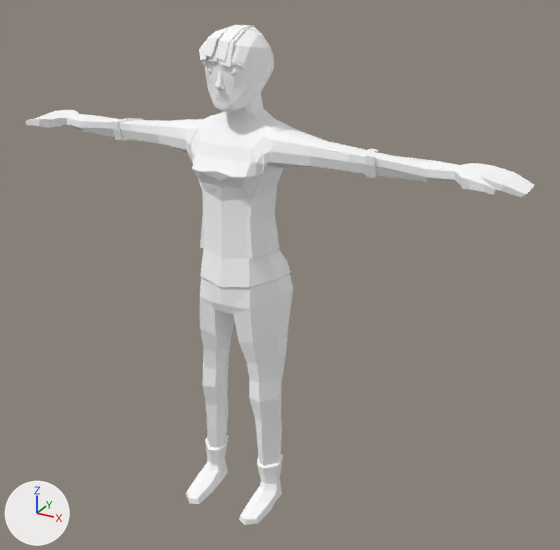
An edit to the glTF model frontend/assets/models3d/packs/quaternius-fbx/female_alternative.glb, drawn before and after from the same camera.
Rendered twice from a 50 mm camera at (1.41, -2.26, 2.12) aimed at (0.13, 0.07, 0.96). Lighting does not change. The marker at lower left points along +X, +Y and +Z. The older version comes first. Where no turn or scale is listed for an object, it has been applied to the vertices.

Names of what the first picture shows: 'Female'.
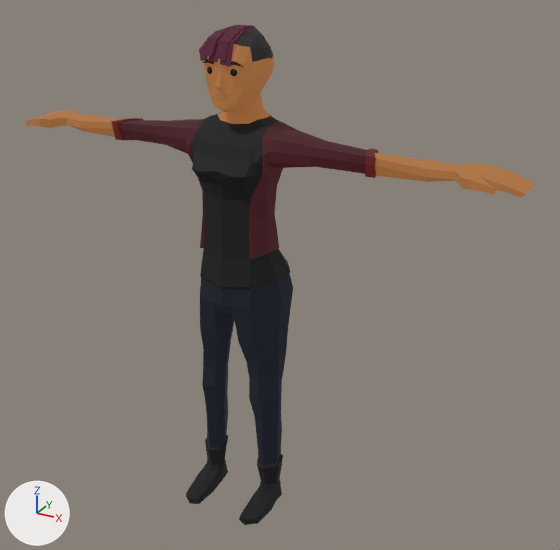
Where the change shows, as pixel boxes [x1, y1, x2, y2] in the pictures (560 x 550 px):
'Female', recoloured, surface changed (darker): [26, 25, 534, 525] in both

The change in detail:
Material 'Material_0' (mat_material_0) changes colour from white #ffffff to black #070707; in linear values from (1.0, 1.0, 1.0) to (0.00225, 0.00225, 0.00225).
Material 'Material_1' (mat_material_1) changes colour from white #ffffff to dark red #460e10; in linear values from (1.0, 1.0, 1.0) to (0.0609, 0.00442, 0.00538).
In material 'Material_1' (mat_material_1), emission_strength is now set to 1.0.
Material 'Material_2' (mat_material_2) changes colour from white #ffffff to black #090c17; in linear values from (1.0, 1.0, 1.0) to (0.00267, 0.00366, 0.00866).
In material 'Material_2' (mat_material_2), emission_strength is now set to 1.0.
In material 'Material_2' (mat_material_2), emission_color is now set to (0.00267, 0.00366, 0.00866), black #090c17.
Material 'Material_3' (mat_material_3) changes colour from white #ffffff to black #060606; in linear values from (1.0, 1.0, 1.0) to (0.00197, 0.00197, 0.00197).
Material 'Material_4' (mat_material_4) changes colour from white #ffffff to dark red #2f0710; in linear values from (1.0, 1.0, 1.0) to (0.0285, 0.00218, 0.00501).
In material 'Material_4' (mat_material_4), emission_strength is now set to 1.0.
In material 'Material_4' (mat_material_4), emission_color is now set to (0.0285, 0.00218, 0.00501), dark red #2f0710.
Material 'Material_5' (mat_material_5) changes colour from white #ffffff to brown #7f512a; in linear values from (1.0, 1.0, 1.0) to (0.211, 0.0828, 0.0235).
In material 'Material_5' (mat_material_5), emission_strength is now set to 1.0.
In material 'Material_5' (mat_material_5), emission_color is now set to (0.211, 0.0828, 0.0235), brown #7f512a.
Material 'Material_6' (mat_material_6) changes colour from white #ffffff to black #161616; in linear values from (1.0, 1.0, 1.0) to (0.00814, 0.00814, 0.00814).
Material 'Material_7' (mat_material_7) changes colour from white #ffffff to dark red #380a1f; in linear values from (1.0, 1.0, 1.0) to (0.0398, 0.00317, 0.0134).
In material 'Material_7' (mat_material_7), emission_strength is now set to 1.0.
Material 'Material_8' (mat_material_8) changes colour from white #ffffff to black #0c0c0c; in linear values from (1.0, 1.0, 1.0) to (0.00367, 0.00367, 0.00367).
In material 'Material_8' (mat_material_8), emission_strength is now set to 0.00367.
Material 'Material_9' (mat_material_9) changes colour from white #ffffff to black #060606; in linear values from (1.0, 1.0, 1.0) to (0.00197, 0.00197, 0.00197).
In material 'Material_9' (mat_material_9), emission_strength is now set to 0.00197.
